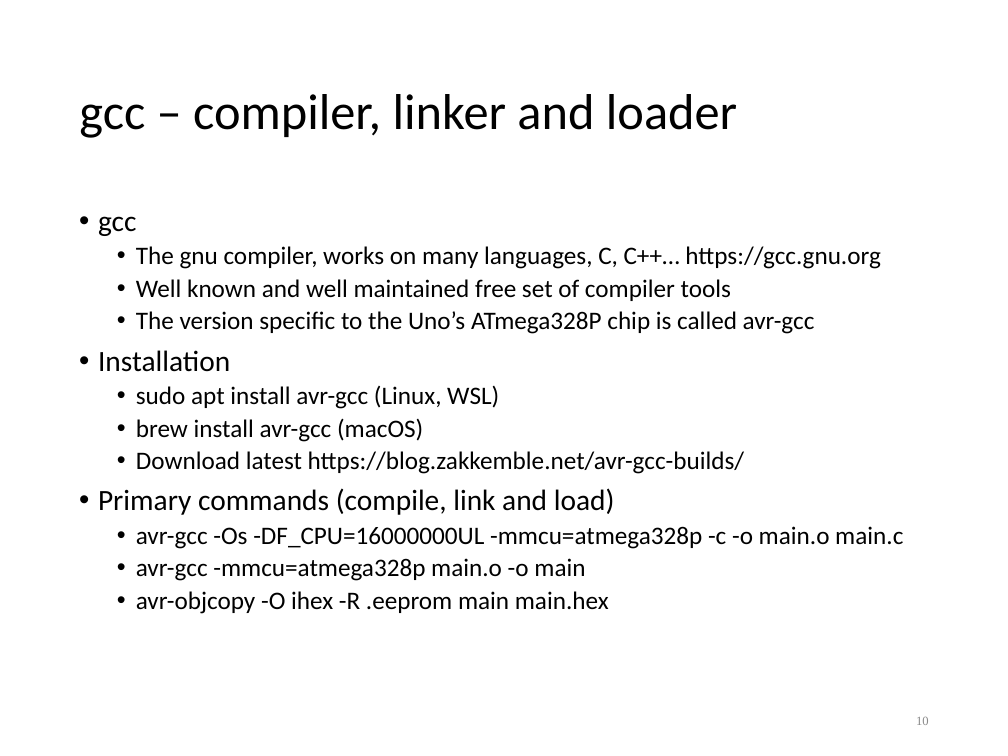
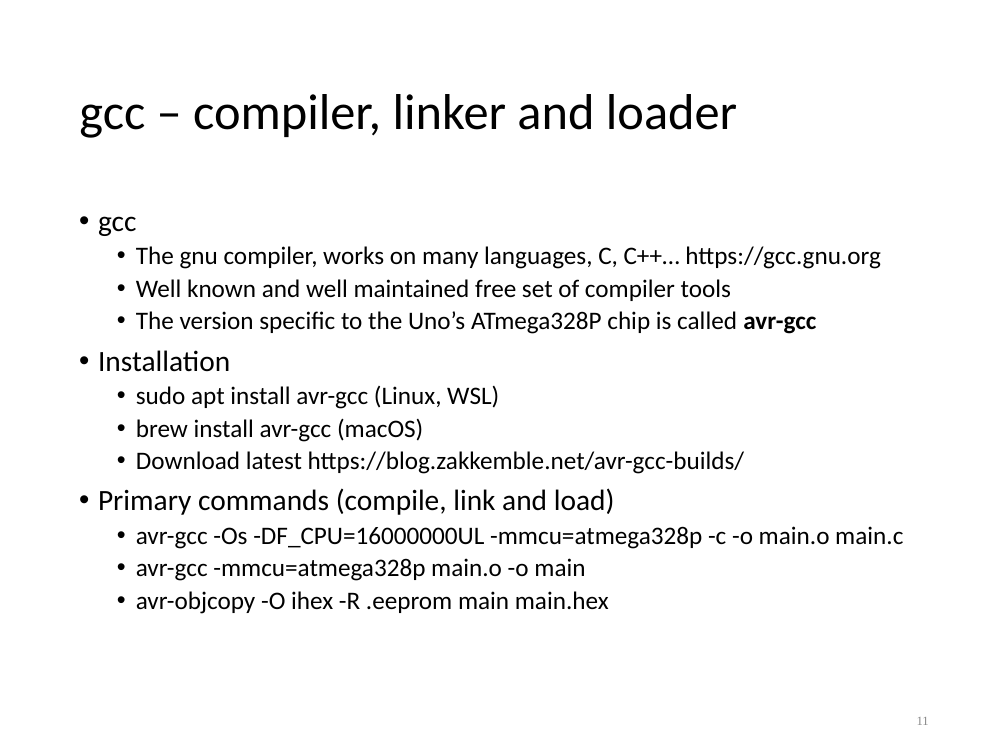
Before and after one commit to lkoepsel/Labs_10C_Class, a slide deck: slide 11 of lec1bIntro.ppt (slide 10 before the commit). Drawn at 1008x756 pixels with LibreOffice and Linux fonts; fonts in the diff are those of the drawing. Boxes give left, top, right and bottom in pixels: in the first picture for what was removed or moved away, otherwise in the second. Text is boxed around its words. In the diff, an @@ line names an element or a change of style, - is before the commit and + after.

```diff
--- a/lec1bIntro.ppt
+++ b/lec1bIntro.ppt
@@ text at (136,311,816,334): bold on in "avr-gcc" @@
@@ page number at (917,717,929,725): text changed @@
-10
+11
```
Also in this commit, not shown: 6 other slides changed, 2 slides added, 22 other files.
